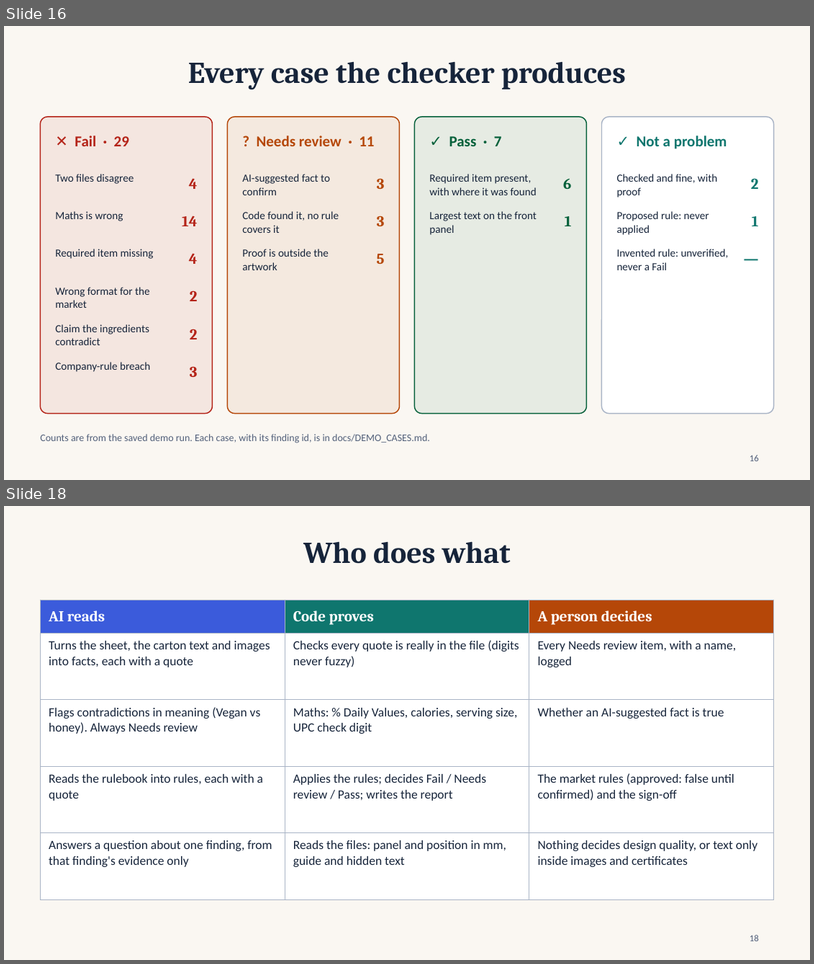
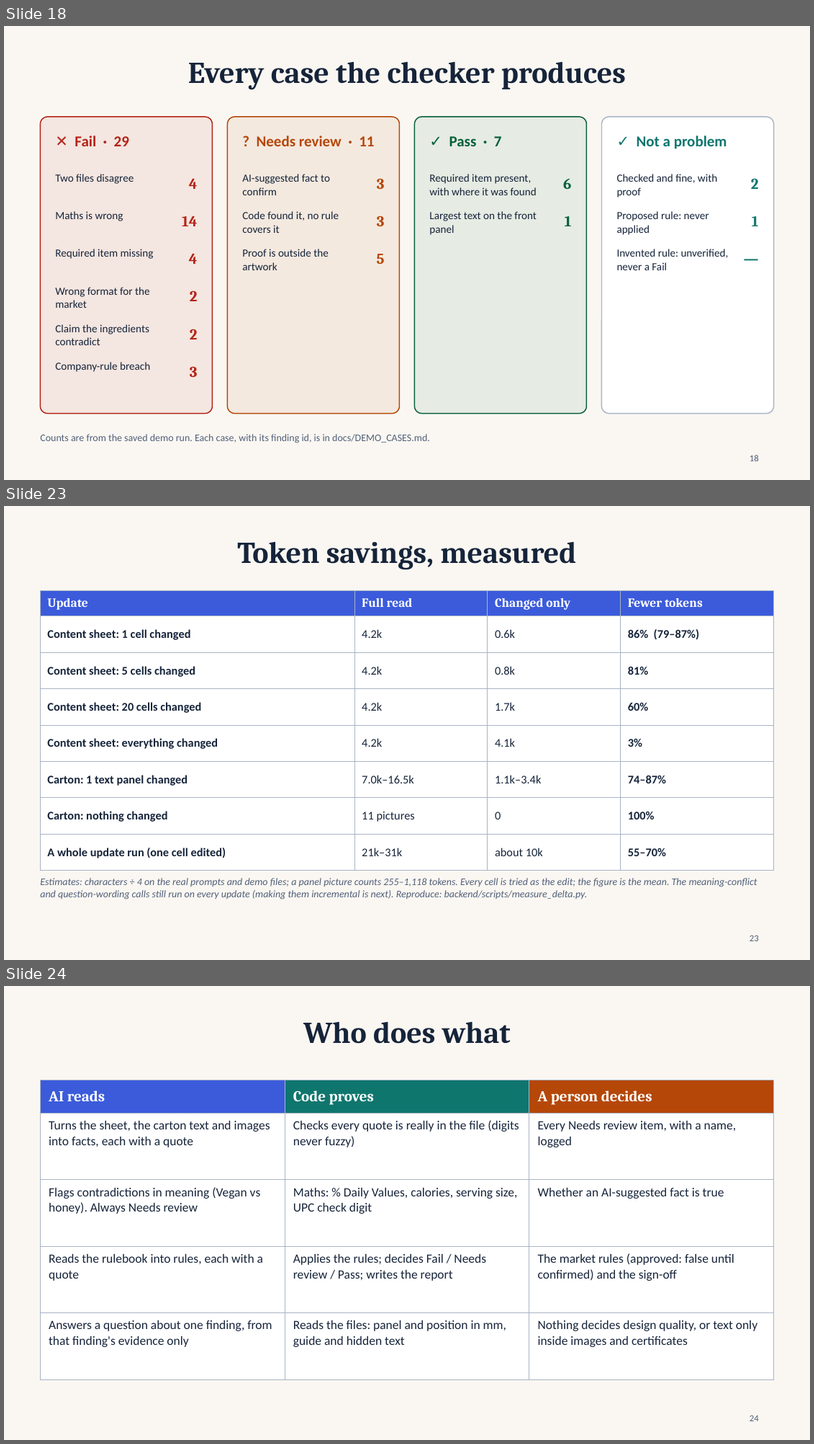
Before and after one commit to sogalabhi/esko, a slide deck: docs/deck/BriefForge.pptx. Shown one above the other, each under a label of ours: slides 16 and 18 before the commit, slides 18, 23 and 24 after it; the slides between them are not shown. The pictures are 814x964 and 814x1444 pixels, drawn with LibreOffice and Linux fonts; fonts in the diff are those of the drawing. Boxes give left, top, right and bottom in pixels: in the first picture for what was removed or moved away, otherwise in the second. Text is boxed around its words. In the diff, an @@ line names an element or a change of style, - is before the commit and + after.

Commit message:
docs: deck slides on updating a file, version history and token savings
Three new slides (pptx and pdf), measured numbers, screenshot; plan and slide content in PHASES and PPT_CONTENT.

```diff
--- a/docs/deck/BriefForge.pptx
+++ b/docs/deck/BriefForge.pptx
@@ slide 23 added at box(4, 506, 810, 960), background #FAF7F2 @@
@@ title added at box(237, 542, 576, 570), 36 pt, text #16243A, bold @@
+Token savings, measured
@@ table added at box(40, 591, 774, 861), 8 rows, 4 columns @@
+Update | Full read | Changed only | Fewer tokens
+Content sheet: 1 cell changed | 4.2k | 0.6k | 86% (79–87%)
+Content sheet: 5 cells changed | 4.2k | 0.8k | 81%
+Content sheet: 20 cells changed | 4.2k | 1.7k | 60%
+Content sheet: everything changed | 4.2k | 4.1k | 3%
+Carton: 1 text panel changed | 7.0k–16.5k | 1.1k–3.4k | 74–87%
+Carton: nothing changed | 11 pictures | 0 | 100%
+A whole update run (one cell edited) | 21k–31k | about 10k | 55–70%
@@ text added at box(40, 878, 758, 899), 12 pt, text #52607A, italic @@
+Estimates: characters ÷ 4 on the real prompts and demo files; a panel picture counts 255–1,118 tokens. Every cell is tried as the edit; the figure is the mean. The meaning-conflict and question-wording calls still run on every update (making them incremental is next). Reproduce: backend/scripts/measure_delta.py.
@@ page number added at box(750, 934, 759, 941), 11 pt, text #52607A @@
+23
@@ what was slide 16 is now slide 18 @@
@@ what was slide 18 is now slide 24 @@
@@ page number at box(750, 1414, 759, 1421): text changed @@
-18
+24
```
Also in this commit, not shown: 3 slides changed, 5 other slides added, 6 other files.
